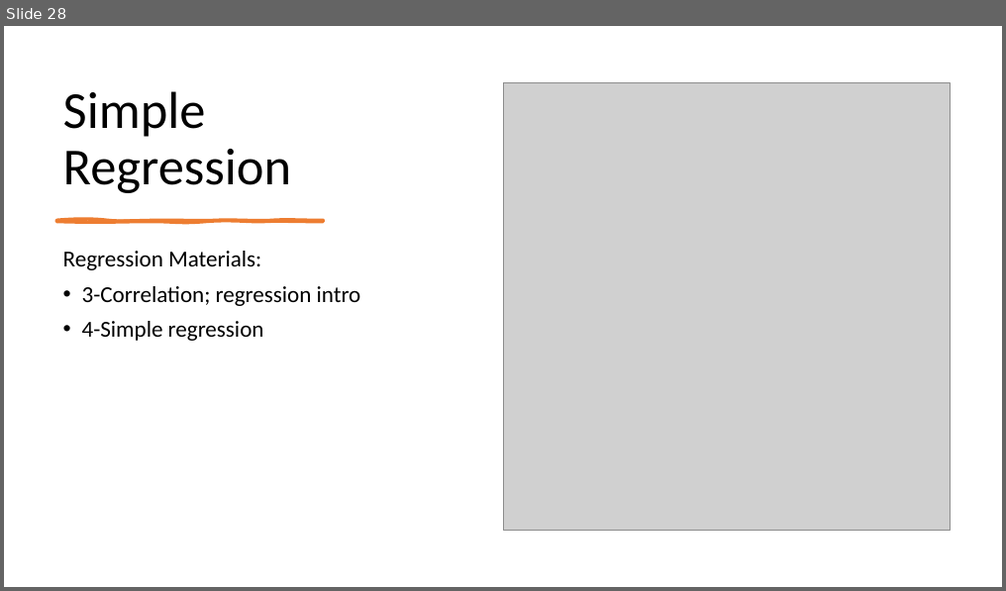
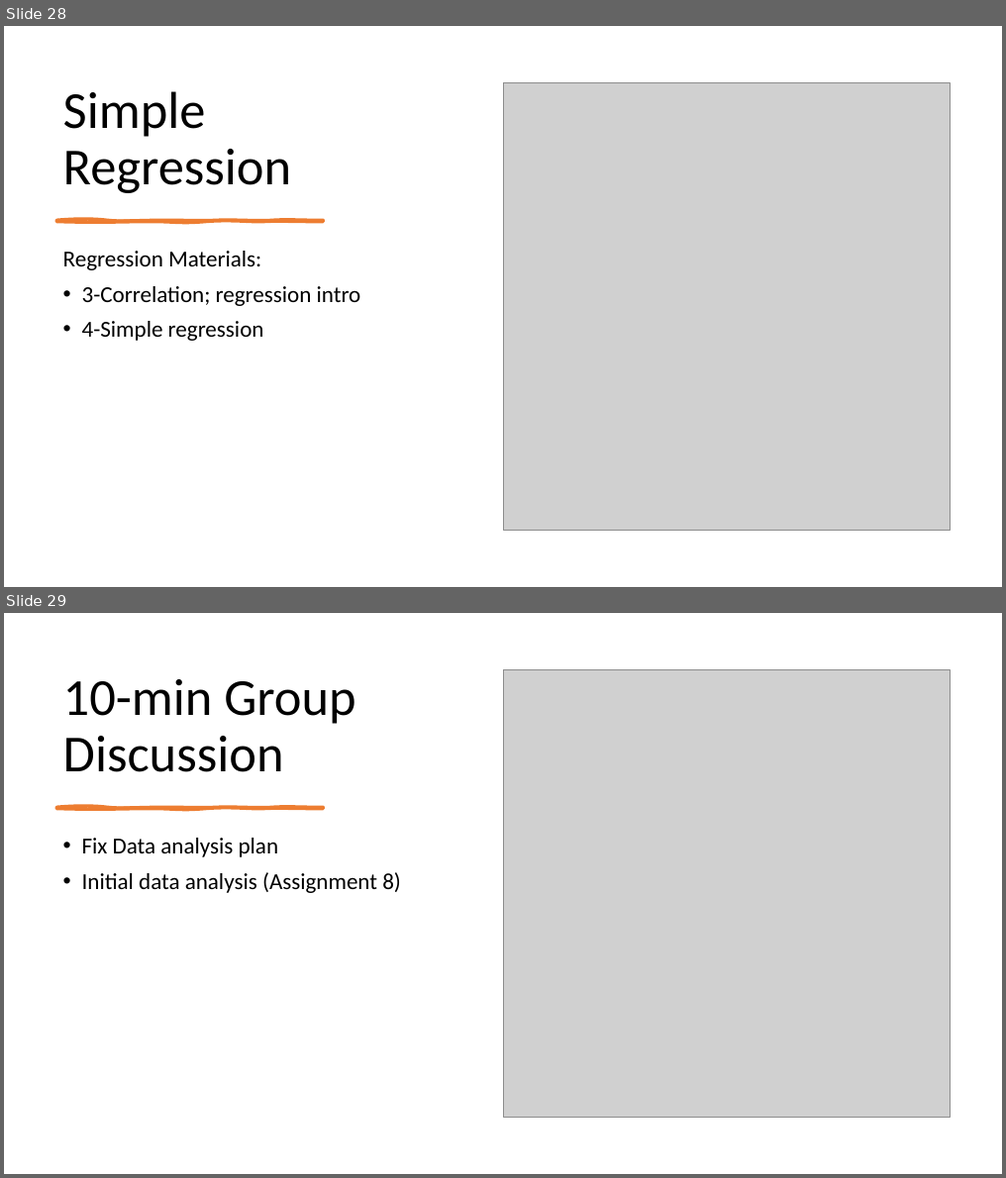
Before and after one commit to mikenguyen13/mar4050, a slide deck: lectures/11/2_Analysis and Interpretation Individual Variables Independently.pptx. Shown one above the other, each under a label of ours: slide 28 before the commit, slides 28 and 29 after it. The pictures are 1006x591 and 1006x1178 pixels, drawn with LibreOffice and Linux fonts; fonts in the diff are those of the drawing; grey boxes stand for pictures. Boxes give left, top, right and bottom in pixels: in the first picture for what was removed or moved away, otherwise in the second. Text is boxed around its words. In the diff, an @@ line names an element or a change of style, - is before the commit and + after.

```diff
--- a/lectures/11/2_Analysis and Interpretation Individual Variables Independently.pptx
+++ b/lectures/11/2_Analysis and Interpretation Individual Variables Independently.pptx
@@ slide 29 added at [4,613,1002,1174], background #FFFFFF @@
@@ picture added at [503,670,950,1118] @@
@@ title added at [63,679,355,772], 50 pt, text #000000 @@
+10-min Group Discussion
@@ freeform shape added at [56,808,323,809], fill #ED7D31, outline #ED7D31 3 pt @@
@@ text added at [82,838,401,893], 22 pt, text #000000 @@
+• Fix Data analysis plan
+• Initial data analysis (Assignment 8)
```
Also in this commit, not shown: 1 slide changed, 1 other slide added, 1 other file.
